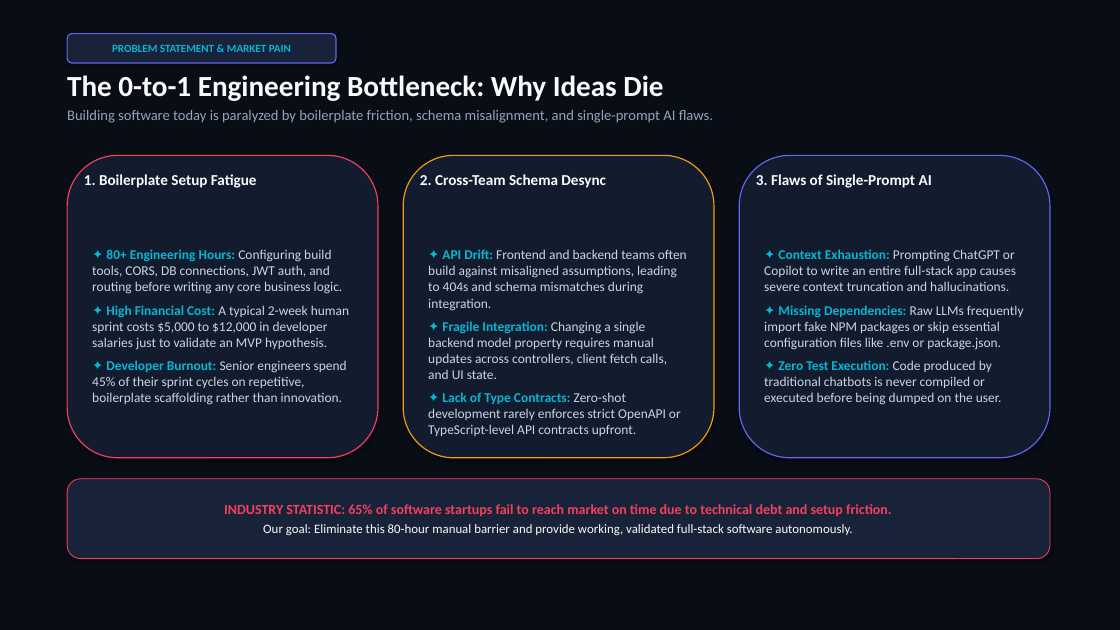
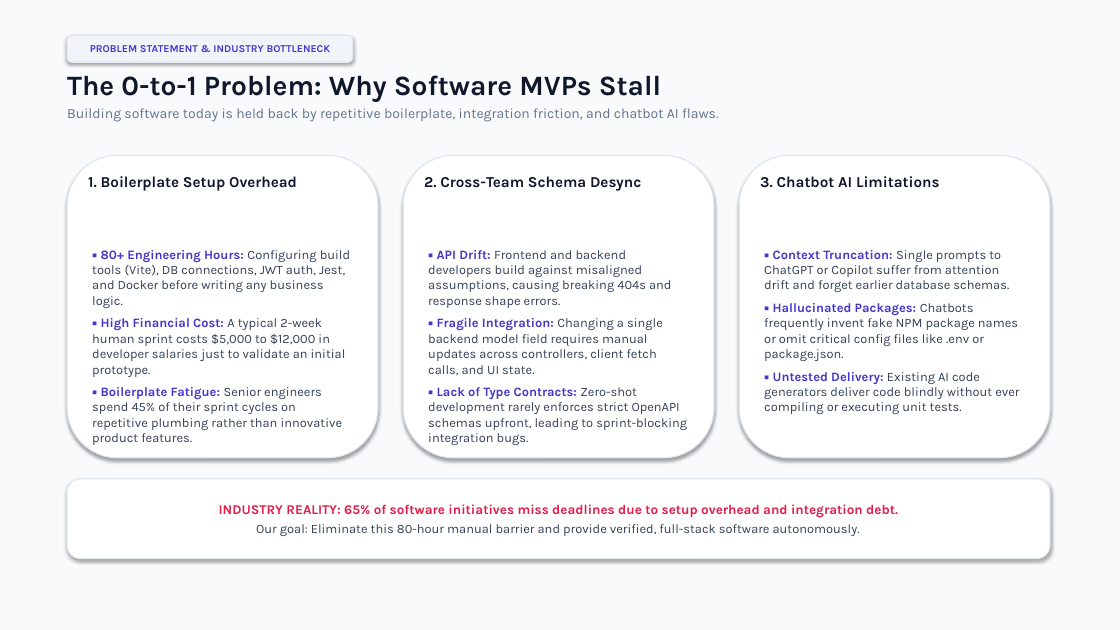
Before and after one commit to amohdanas125/AI-Coding-Team-autonomous-multi-agent-platform, a slide deck: slide 2 of ai-coding-team/AI_Coding_Team_Project_Presentation.pptx. Drawn at 1120x630 pixels with LibreOffice and Linux fonts; fonts in the diff are those of the drawing. Boxes give left, top, right and bottom in pixels: in the first picture for what was removed or moved away, otherwise in the second. Text is boxed around its words. In the diff, an @@ line names an element or a change of style, - is before the commit and + after.

Commit message:
docs: redesign PPTX to clean executive light theme with browser mockups and detailed tool mapping

```diff
--- a/ai-coding-team/AI_Coding_Team_Project_Presentation.pptx
+++ b/ai-coding-team/AI_Coding_Team_Project_Presentation.pptx
@@ rectangle at [0,0,1120,630]: fill #090D16 to #F8FAFC @@
@@ rounded rectangle "PROBLEM STATEMENT & INDUSTRY BOTTLENECK": place and size @@
-rounded rectangle "PROBLEM STATEMENT & INDUSTRY BOTTLENECK" at [67,34,336,63]
+rounded rectangle "PROBLEM STATEMENT & INDUSTRY BOTTLENECK" at [67,35,353,62]
@@ rounded rectangle "PROBLEM STATEMENT & INDUSTRY BOTTLENECK" at [67,35,353,62]: fill #182238 to #F1F5F9; outline #6366F1 1 pt to #E2E8F0 1 pt @@
@@ text in rounded rectangle at [90,45,331,52]: text changed; size 9.5 to 9 pt; font Calibri to Karla; text colour #06B6D4 to #4338CA @@
-PROBLEM STATEMENT & MARKET PAIN
+PROBLEM STATEMENT & INDUSTRY BOTTLENECK
@@ text at [67,75,718,122]: text changed; size 12.5 to 12 pt; font Calibri to Karla; text colour #94A3B8 to #64748B @@
-The 0-to-1 Engineering Bottleneck: Why Ideas Die
-Building software today is paralyzed by boilerplate friction, schema misalignment, and single-prompt AI flaws.
+The 0-to-1 Problem: Why Software MVPs Stall
+Building software today is held back by repetitive boilerplate, integration friction, and chatbot AI flaws.
@@ rounded rectangle at [67,155,378,458]: fill #131C2E to #FFFFFF; outline #F43F5E 1 pt to #E2E8F0 1 pt @@
@@ text at [88,176,297,191]: text changed; font Calibri to Karla; text colour #F8FAFC to #0F172A @@
-1. Boilerplate Setup Fatigue
+1. Boilerplate Setup Overhead
@@ rounded rectangle at [403,155,714,458]: fill #131C2E to #FFFFFF; outline #F59E0B 1 pt to #E2E8F0 1 pt @@
@@ text "2. Cross-Team Schema Desync" at [424,176,641,191]: font Calibri to Karla, text colour #F8FAFC to #0F172A @@
@@ rounded rectangle at [739,155,1050,458]: fill #131C2E to #FFFFFF; outline #6366F1 1 pt to #E2E8F0 1 pt @@
@@ text at [760,176,939,188]: text changed; font Calibri to Karla; text colour #F8FAFC to #0F172A @@
-3. Flaws of Single-Prompt AI
+3. Chatbot AI Limitations
@@ text at [92,250,350,445]: text changed; size 11.5 to 11 pt; font Calibri to Karla; text colour #CBD5E1 to #334155 @@
-✦ 80+ Engineering Hours: Configuring build tools, CORS, DB connections, JWT auth, and routing before writing any core business logic.
-✦ High Financial Cost: A typical 2-week human sprint costs $5,000 to $12,000 in developer salaries just to validate an MVP hypothesis.
-✦ Developer Burnout: Senior engineers spend 45% of their sprint cycles on repetitive, boilerplate scaffolding rather than innovation.
+▪ 80+ Engineering Hours: Configuring build tools (Vite), DB connections, JWT auth, Jest, and Docker before writing any business logic.
+▪ High Financial Cost: A typical 2-week human sprint costs $5,000 to $12,000 in developer salaries just to validate an initial prototype.
+▪ Boilerplate Fatigue: Senior engineers spend 45% of their sprint cycles on repetitive plumbing rather than innovative product features.
@@ text at [428,250,687,445]: text changed; size 11.5 to 11 pt; font Calibri to Karla; text colour #CBD5E1 to #334155 @@
-✦ API Drift: Frontend and backend teams often build against misaligned assumptions, leading to 404s and schema mismatches during integration.
-✦ Fragile Integration: Changing a single backend model property requires manual updates across controllers, client fetch calls, and UI state.
-✦ Lack of Type Contracts: Zero-shot development rarely enforces strict OpenAPI or TypeScript-level API contracts upfront.
+▪ API Drift: Frontend and backend developers build against misaligned assumptions, causing breaking 404s and response shape errors.
+▪ Fragile Integration: Changing a single backend model field requires manual updates across controllers, client fetch calls, and UI state.
+▪ Lack of Type Contracts: Zero-shot development rarely enforces strict OpenAPI schemas upfront, leading to sprint-blocking integration bugs.
@@ text at [764,250,1019,414]: text changed; size 11.5 to 11 pt; font Calibri to Karla; text colour #CBD5E1 to #334155 @@
-✦ Context Exhaustion: Prompting ChatGPT or Copilot to write an entire full-stack app causes severe context truncation and hallucinations.
-✦ Missing Dependencies: Raw LLMs frequently import fake NPM packages or skip essential configuration files like .env or package.json.
-✦ Zero Test Execution: Code produced by traditional chatbots is never compiled or executed before being dumped on the user.
+▪ Context Truncation: Single prompts to ChatGPT or Copilot suffer from attention drift and forget earlier database schemas.
+▪ Hallucinated Packages: Chatbots frequently invent fake NPM package names or omit critical config files like .env or package.json.
+▪ Untested Delivery: Existing AI code generators deliver code blindly without ever compiling or executing unit tests.
@@ rounded rectangle "INDUSTRY REALITY: 65% of software ..." at [67,479,1050,559]: fill #182238 to #FFFFFF; outline #F43F5E 0.75 pt to #E2E8F0 1 pt @@
@@ text in rounded rectangle at [219,504,898,536]: text changed; font Calibri to Karla; text colour #F8FAFC to #334155 @@
-INDUSTRY STATISTIC: 65% of software startups fail to reach market on time due to technical debt and setup friction.
-Our goal: Eliminate this 80-hour manual barrier and provide working, validated full-stack software autonomously.
+INDUSTRY REALITY: 65% of software initiatives miss deadlines due to setup overhead and integration debt.
+Our goal: Eliminate this 80-hour manual barrier and provide verified, full-stack software autonomously.
```
Also in this commit, not shown: 9 other slides changed, 2 slides added, 2 slides removed, 1 other file.
